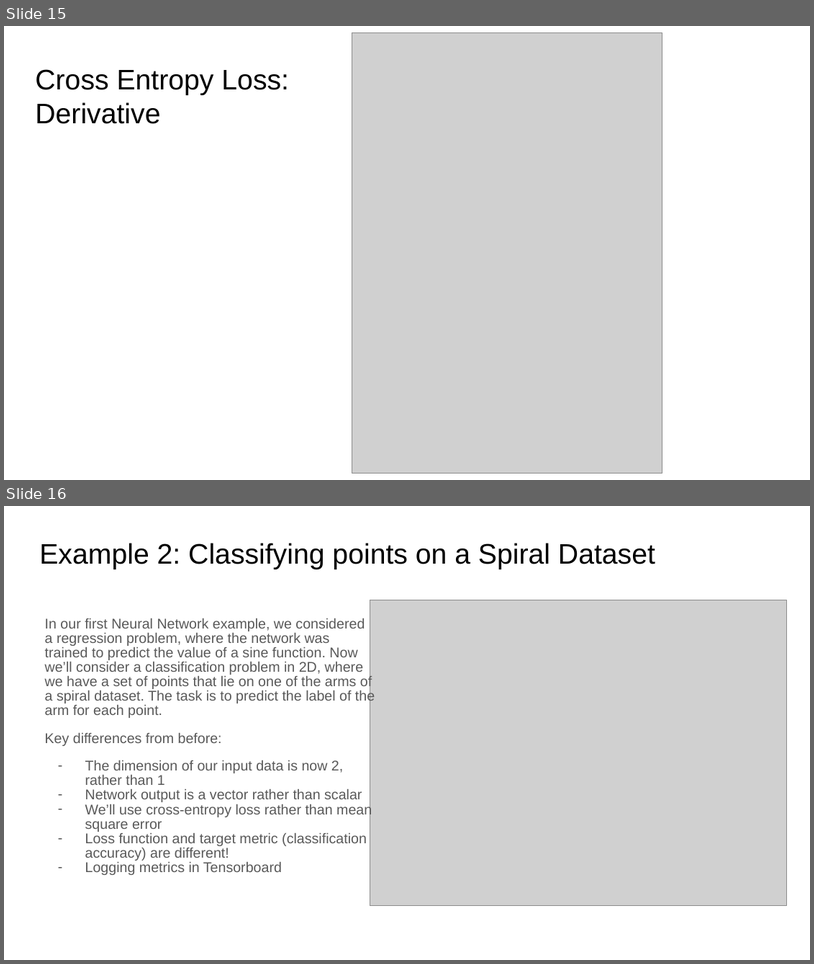
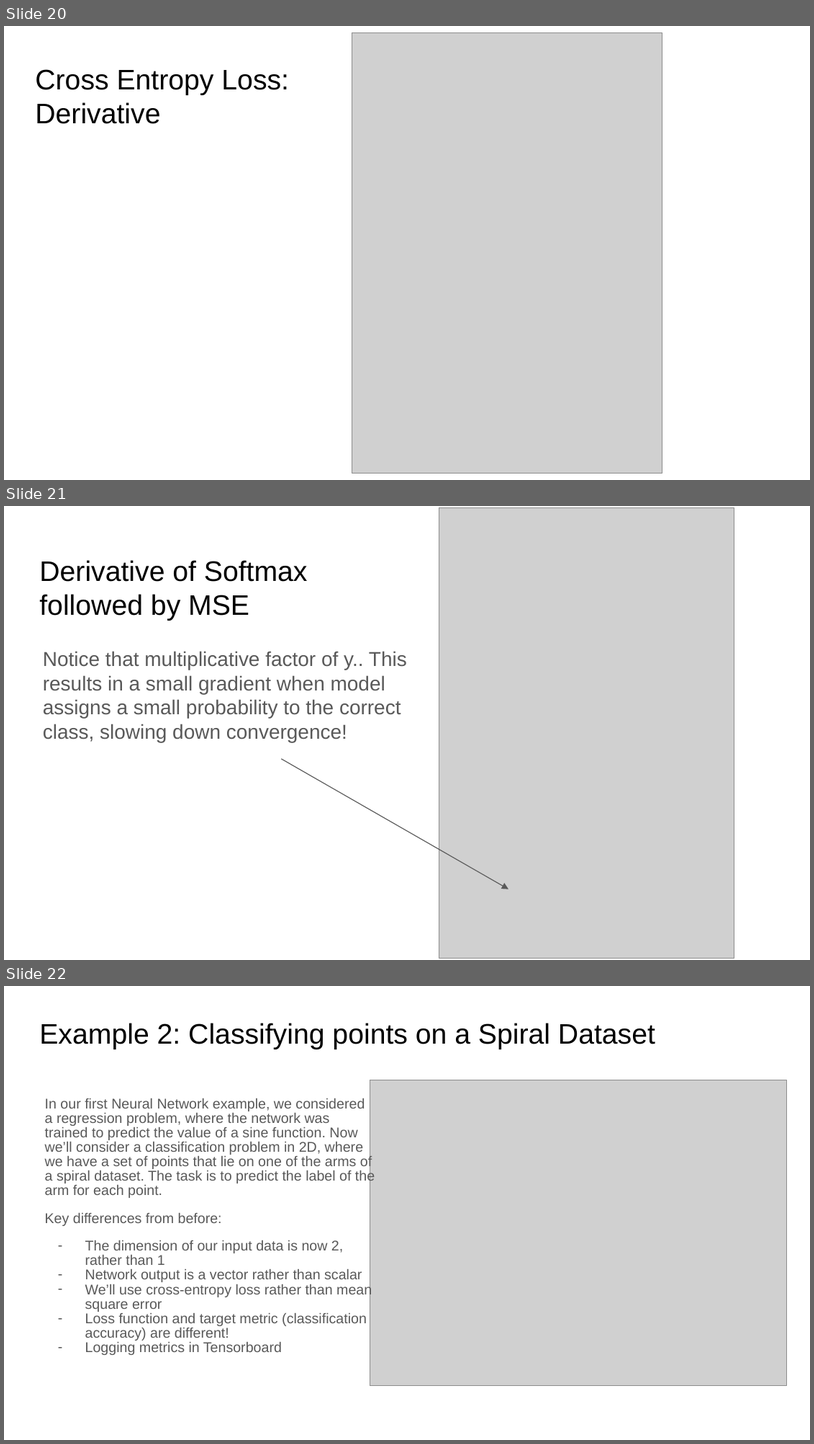
Before and after one commit to ankur6ue/deep-learning-course, a slide deck: class_3/deep_learning_course_class_3.pptx. Shown one above the other, each under a label of ours: slides 15 and 16 before the commit, slides 20, 21 and 22 after it. The pictures are 814x964 and 814x1444 pixels, drawn with LibreOffice and Linux fonts; fonts in the diff are those of the drawing; grey boxes stand for pictures. Boxes give left, top, right and bottom in pixels: in the first picture for what was removed or moved away, otherwise in the second. Text is boxed around its words. In the diff, an @@ line names an element or a change of style, - is before the commit and + after.

```diff
--- a/class_3/deep_learning_course_class_3.pptx
+++ b/class_3/deep_learning_course_class_3.pptx
@@ slide 21 added at [4, 506, 810, 960], background #FFFFFF @@
@@ picture added at [440, 507, 735, 957] @@
@@ title added at [39, 560, 308, 620], 25.2 pt, text #000000 @@
+Derivative of Softmax followed by MSE
@@ text added at [43, 651, 407, 742], 18 pt, text #595959 @@
+Notice that multiplicative factor of y.. This results in a small gradient when model assigns a small probability to the correct class, slowing down convergence!
@@ arrow added from (281, 759) to (509, 889), #595959 0.75 pt @@
@@ what was slide 15 is now slide 20 @@
@@ what was slide 16 is now slide 22 @@
```
Also in this commit, not shown: 2 slides changed, 5 other slides added, 8 other files.
